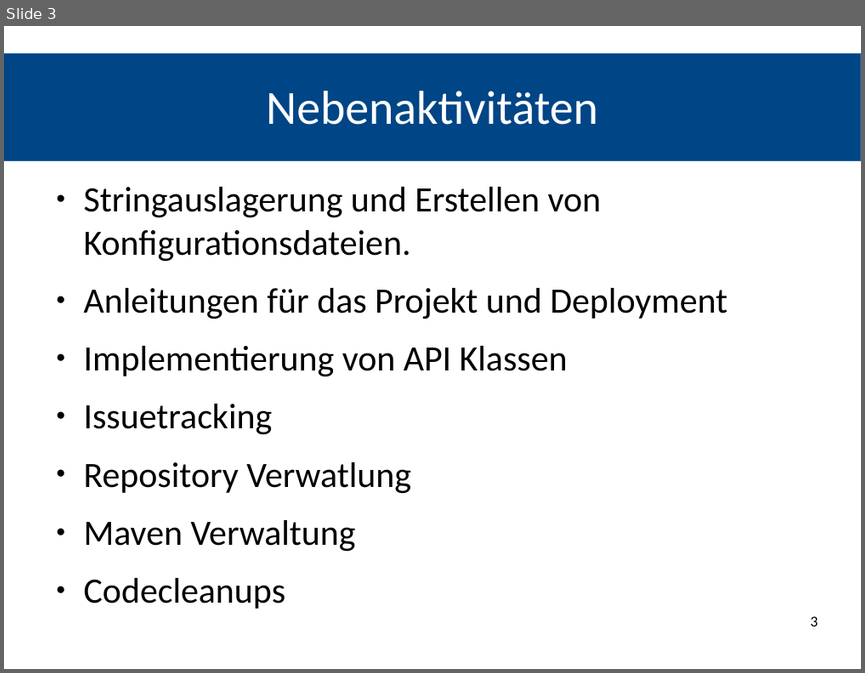
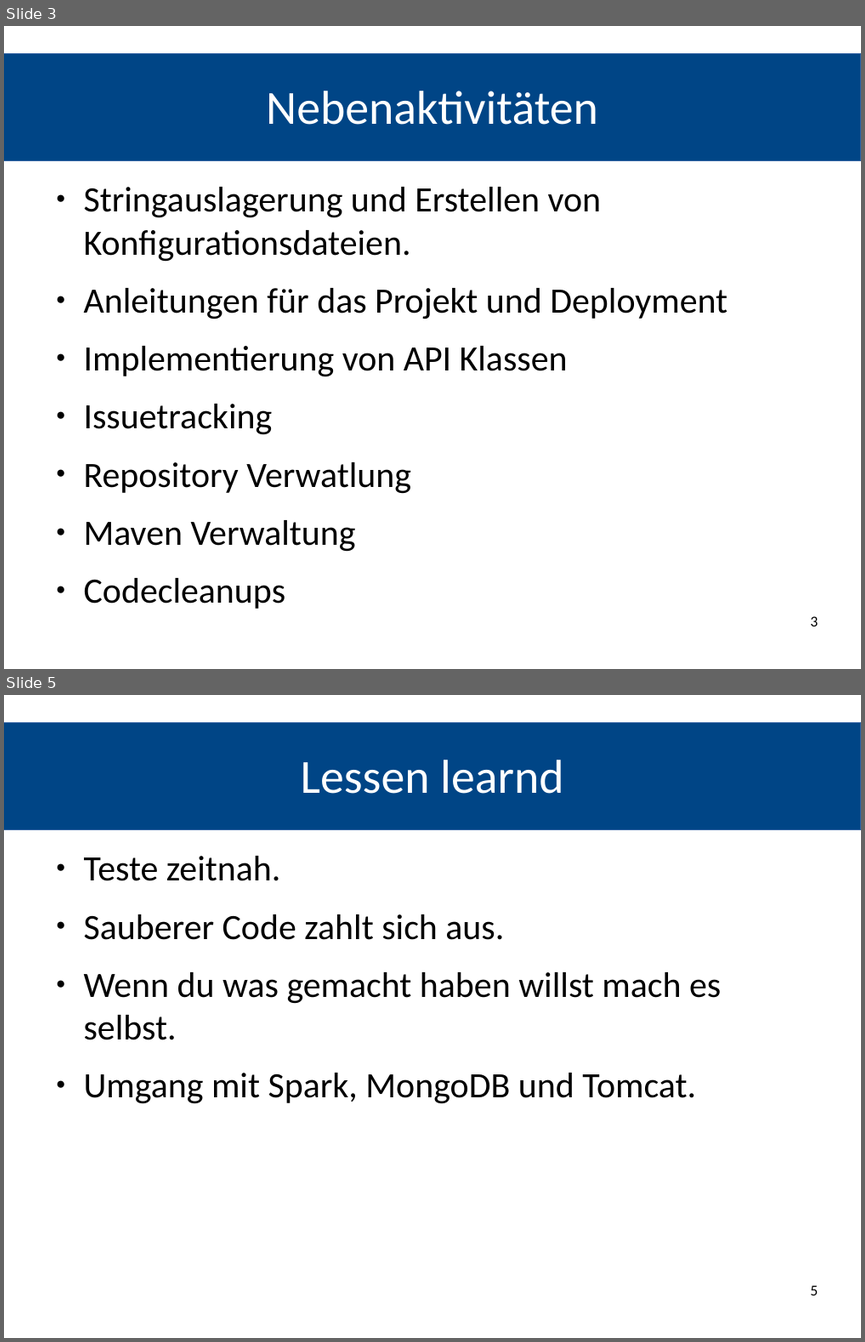
Before and after one commit to REMEXLabs/OpenAPE, a slide deck: Abschlusspräsentation/Stephan.odp. Shown one above the other, each under a label of ours: slide 3 before the commit, slides 3 and 5 after it; the slides between them are not shown. The pictures are 865x673 and 865x1342 pixels, drawn with LibreOffice and Linux fonts; fonts in the diff are those of the drawing. Boxes give left, top, right and bottom in pixels: in the first picture for what was removed or moved away, otherwise in the second. Text is boxed around its words. In the diff, an @@ line names an element or a change of style, - is before the commit and + after.

```diff
--- a/Abschlusspräsentation/Stephan.odp
+++ b/Abschlusspräsentation/Stephan.odp
@@ slide 5 added at [4,695,861,1338], background #FFFFFF; not listed: 1 template element that a slide beside it also shows @@
@@ title added at [301,760,563,794], 44 pt, text #FFFFFF @@
+Lessen learnd
@@ text added at [84,856,721,1104], 33 pt, text #000000 @@
+● Teste zeitnah.
+● Sauberer Code zahlt sich aus.
+● Wenn du was gemacht haben willst mach es selbst.
+● Umgang mit Spark, MongoDB und Tomcat.
@@ page number added at [810,1285,817,1295], 14 pt, text #000000 @@
+5
```
Also in this commit, not shown: 1 other slide added, 2 slides removed, 2 other files.
